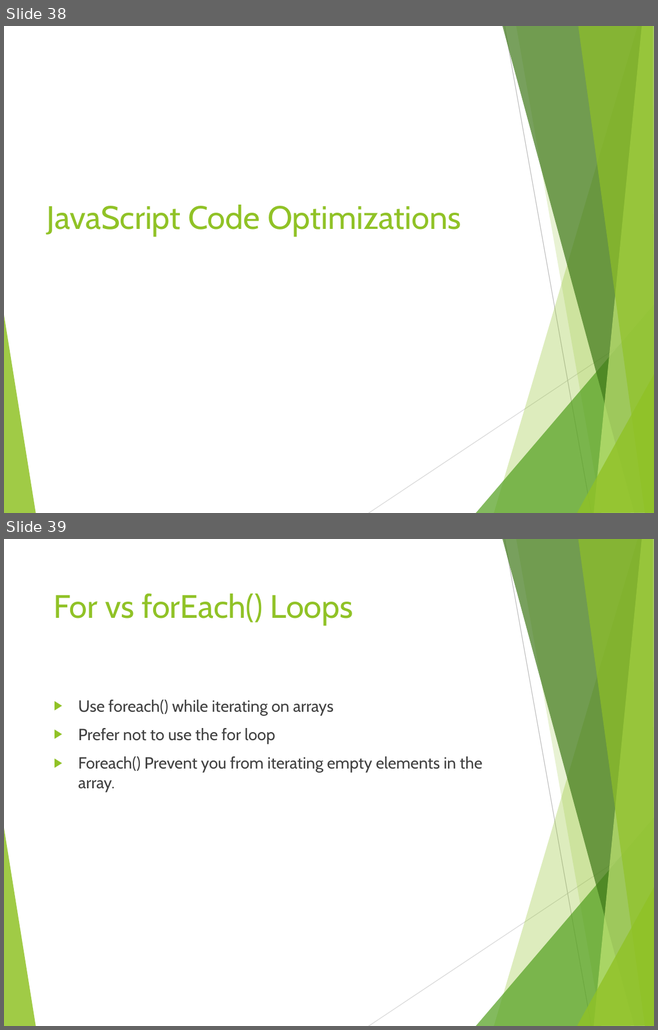
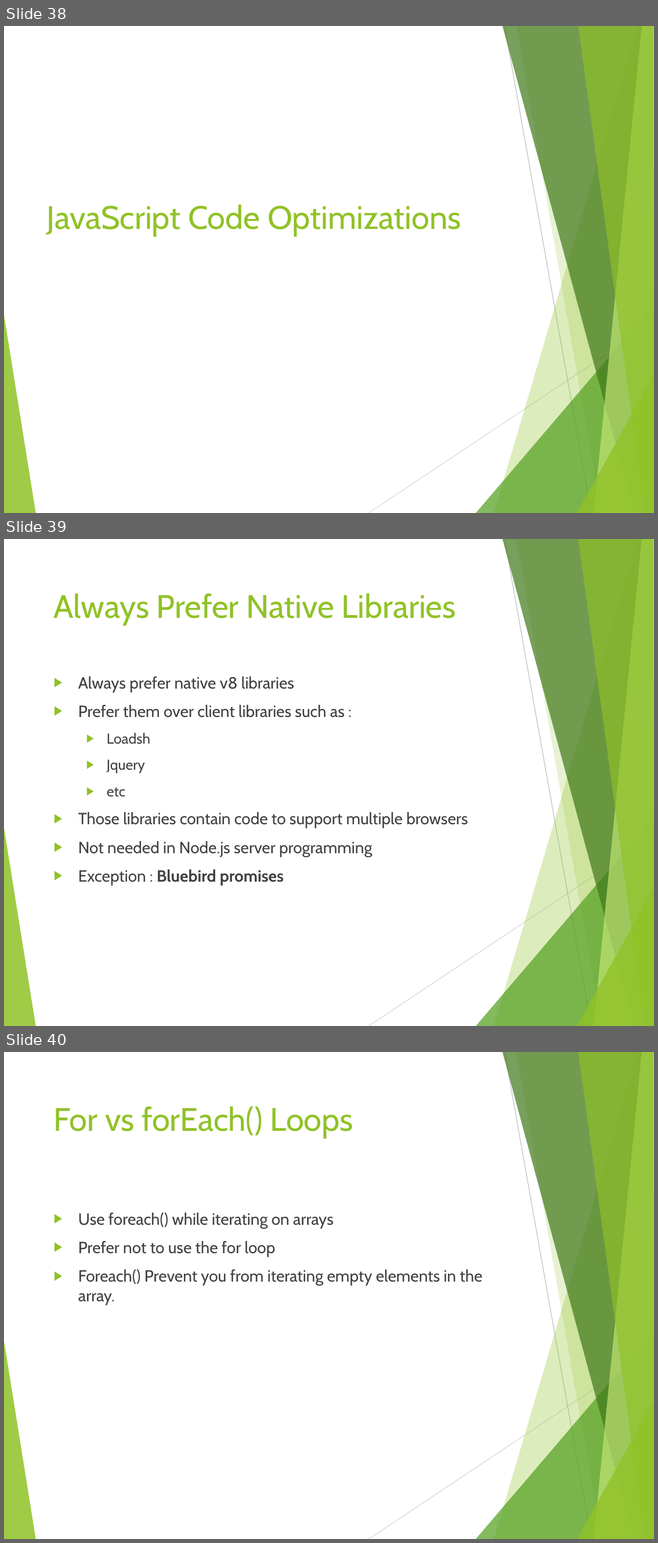
Before and after one commit to tamarstern/MyNodeJSCourse, a slide deck: day2/nodejs_performance/NodeJs_Performance.pptx. Shown one above the other, each under a label of ours: slides 38 and 39 before the commit, slides 38, 39 and 40 after it. The pictures are 658x1030 and 658x1543 pixels, drawn with LibreOffice and Linux fonts; fonts in the diff are those of the drawing. Boxes give left, top, right and bottom in pixels: in the first picture for what was removed or moved away, otherwise in the second. Text is boxed around its words. In the diff, an @@ line names an element or a change of style, - is before the commit and + after.

```diff
--- a/day2/nodejs_performance/NodeJs_Performance.pptx
+++ b/day2/nodejs_performance/NodeJs_Performance.pptx
@@ slide 39 added at [4, 539, 654, 1026], background #FFFFFF; not listed: 10 template elements that a slide beside it also shows @@
@@ title added at [54, 594, 456, 625], 36 pt, text #90C226 @@
+Always Prefer Native Libraries
@@ text added at [78, 676, 467, 885], 18 pt, text #404040 @@
+▶ Always prefer native v8 libraries
+▶ Prefer them over client libraries such as :
+  ▶ Loadsh
+  ▶ Jquery
+  ▶ etc
+▶ Those libraries contain code to support multiple browsers
+▶ Not needed in Node.js server programming
+▶ Exception : Bluebird promises
@@ what was slide 39 is now slide 40 @@
```
Also in this commit, not shown: 3 slides changed, 3 other slides added, 5 other files.
